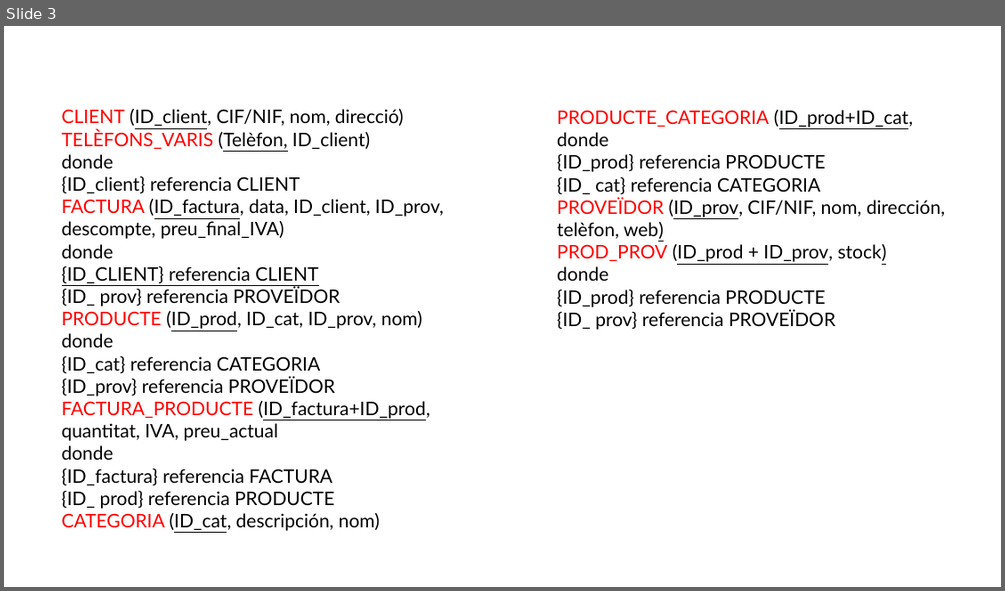
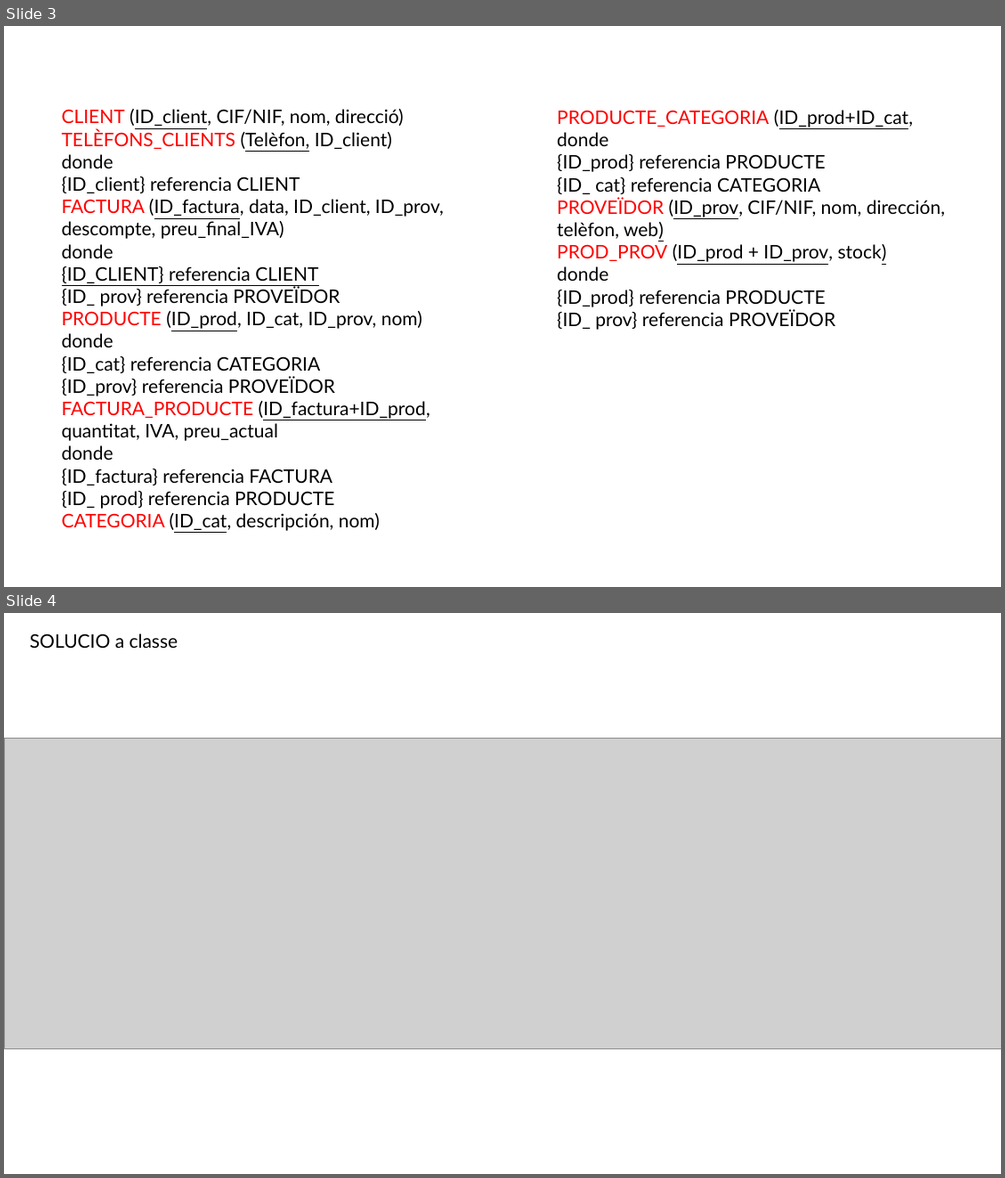
Before and after one commit to JPCC0033/BBDD, a slide deck: BBDD/vendes/Vendes.pptx. Shown one above the other, each under a label of ours: slide 3 before the commit, slides 3 and 4 after it. The pictures are 1005x591 and 1005x1178 pixels, drawn with LibreOffice and Linux fonts; fonts in the diff are those of the drawing; grey boxes stand for pictures. Boxes give left, top, right and bottom in pixels: in the first picture for what was removed or moved away, otherwise in the second. Text is boxed around its words. In the diff, an @@ line names an element or a change of style, - is before the commit and + after.

```diff
--- a/BBDD/vendes/Vendes.pptx
+++ b/BBDD/vendes/Vendes.pptx
@@ slide 4 added at <box>4,613,1001,1174</box>, background #FFFFFF @@
@@ text added at <box>30,633,178,648</box>, 18 pt, text #000000 @@
+SOLUCIO a classe
@@ picture added at <box>4,738,1001,1049</box> @@
@@ slide 3 changed as well @@
@@ text at <box>62,109,404,168</box>: text changed @@
-CLIENT (ID_client, CIF/NIF, nom, direcció)
-TELÈFONS_VARIS (Telèfon, ID_client)
-donde
+CLIENT (ID_client, CIF/NIF, nom, direcció)
+TELÈFONS_CLIENTS (Telèfon, ID_client)
+donde
```
Also in this commit, not shown: 2 other slides changed, 3 other slides added.
